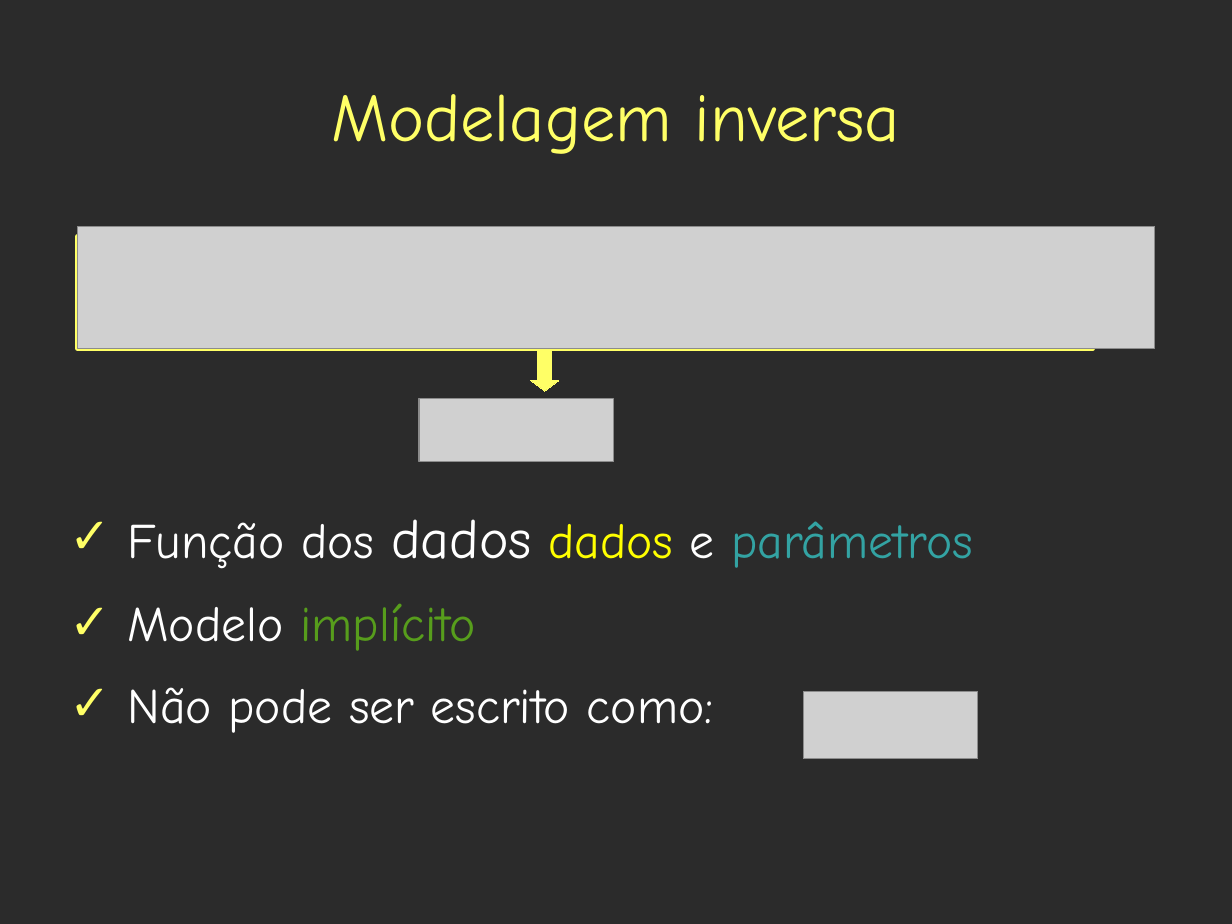
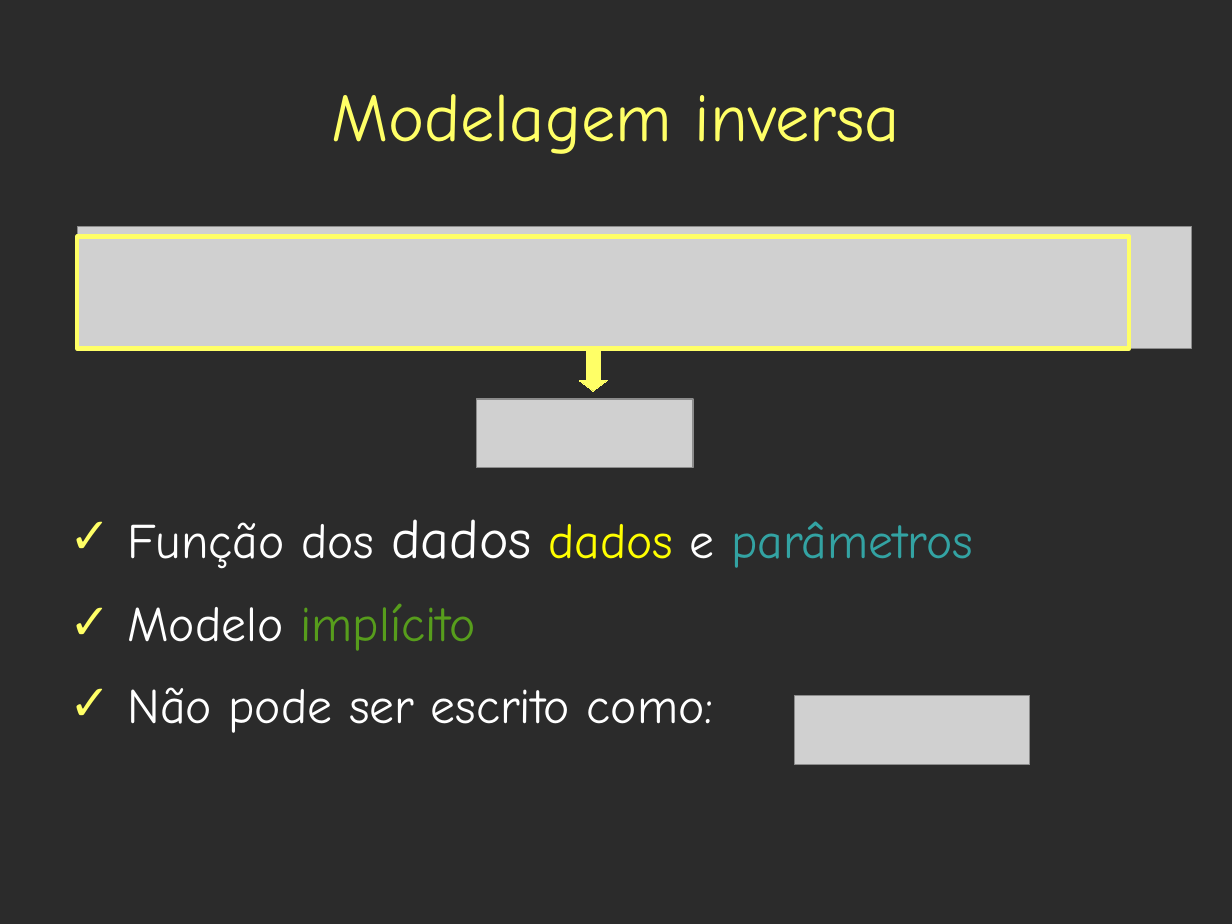
Before and after one commit to leouieda/geothermics, a slide deck: slide 93 of presentations/base_litosfera/estado_termico_lito_subcrustal.odp. Drawn at 1232x924 pixels with LibreOffice and Linux fonts; fonts in the diff are those of the drawing; grey boxes stand for pictures; background and template pictures are left out; a plain dark background stands for a picture behind light text. Boxes give left, top, right and bottom in pixels: in the first picture for what was removed or moved away, otherwise in the second. Text is boxed around its words. In the diff, an @@ line names an element or a change of style, - is before the commit and + after.

```diff
--- a/presentations/base_litosfera/estado_termico_lito_subcrustal.odp
+++ b/presentations/base_litosfera/estado_termico_lito_subcrustal.odp
@@ rectangle: place and size @@
-rectangle at <box>77,237,1093,349</box>
+rectangle at <box>77,237,1129,349</box>
@@ picture: place and size @@
-picture at <box>804,692,978,759</box>
+picture at <box>77,226,1192,349</box>
@@ down arrow: place and size @@
-down arrow at <box>531,349,559,391</box>
+down arrow at <box>579,349,607,391</box>
@@ picture: place and size @@
-picture at <box>77,226,1155,349</box>
+picture at <box>476,399,693,467</box>
@@ picture: place and size @@
-picture at <box>419,399,614,462</box>
+picture at <box>795,695,1031,765</box>
```
Also in this commit, not shown: 17 other slides changed, 3 slides added.
